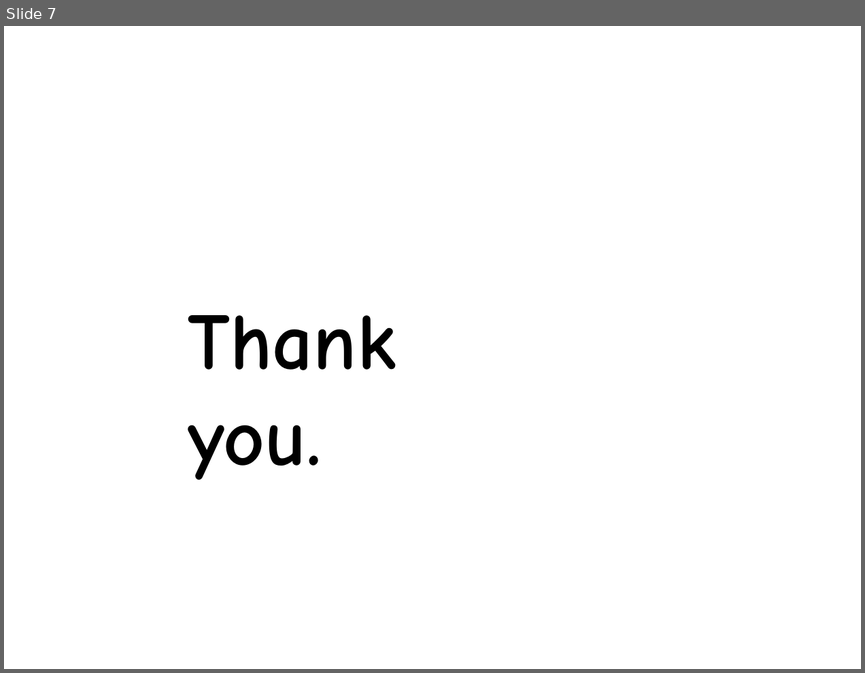
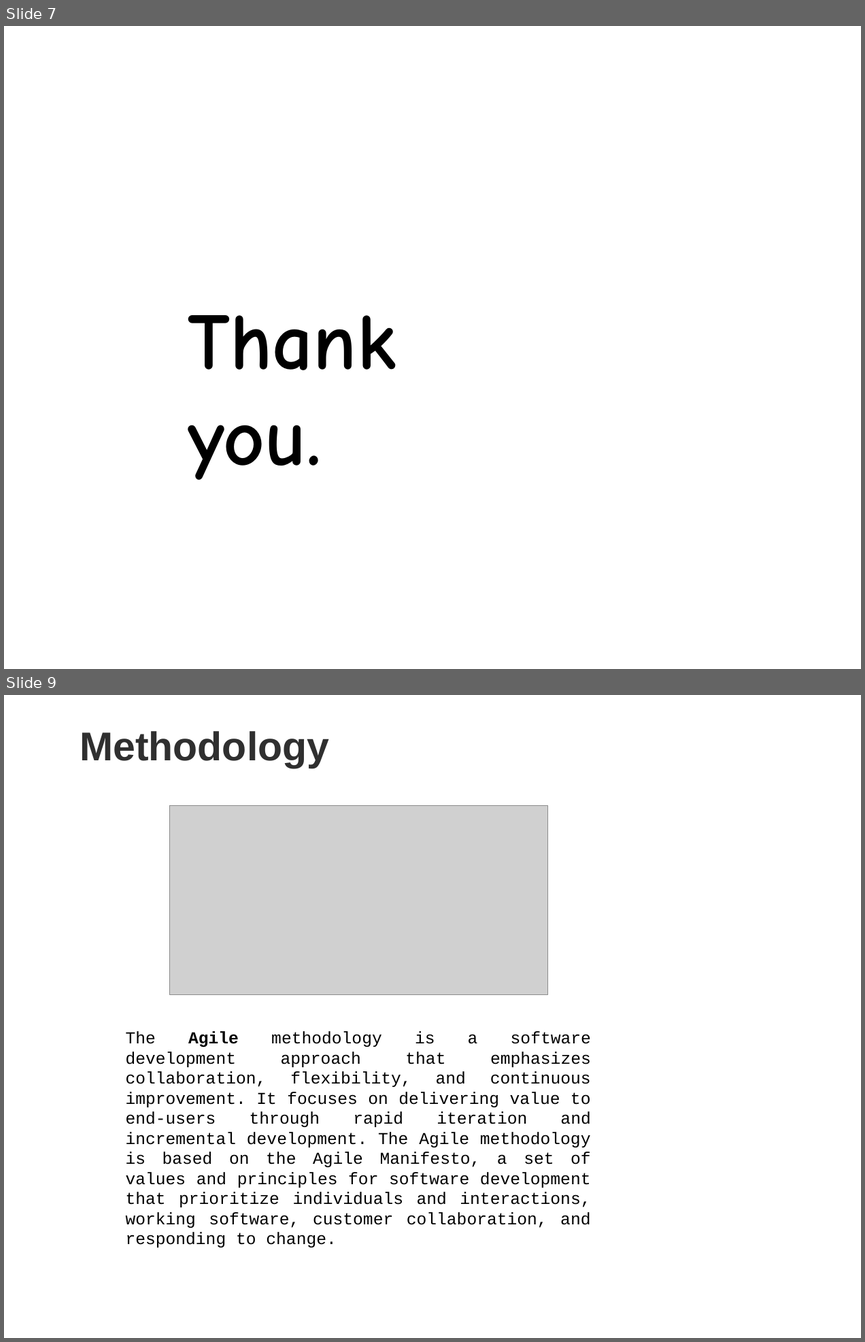
Before and after one commit to awtsmahalko/atjmai, a slide deck: documents/Template-for-Final-Oral.pptx. Shown one above the other, each under a label of ours: slide 7 before the commit, slides 7 and 9 after it; the slides between them are not shown. The pictures are 865x673 and 865x1342 pixels, drawn with LibreOffice and Linux fonts; fonts in the diff are those of the drawing; grey boxes stand for pictures; background and template pictures are left out. Boxes give left, top, right and bottom in pixels: in the first picture for what was removed or moved away, otherwise in the second. Text is boxed around its words. In the diff, an @@ line names an element or a change of style, - is before the commit and + after.

```diff
--- a/documents/Template-for-Final-Oral.pptx
+++ b/documents/Template-for-Final-Oral.pptx
@@ slide 9 added at bbox=[4, 695, 861, 1338], background picture (left out) @@
@@ text added at bbox=[79, 731, 329, 768], 48 pt, text #2F2F2F, bold @@
+Methodology
@@ picture added at bbox=[170, 805, 547, 994] @@
@@ text added at bbox=[126, 1031, 591, 1247], 20 pt, text #000000 @@
+The Agile methodology is a software development approach that emphasizes collaboration, flexibility, and continuous improvement. It focuses on delivering value to end-users through rapid iteration and incremental development. The Agile methodology is based on the Agile Manifesto, a set of values and principles for software development that prioritize individuals and interactions, working software, customer collaboration, and responding to change.
```
Also in this commit, not shown: 2 slides changed, 7 other slides added, 1 slide removed, 16 other files.
